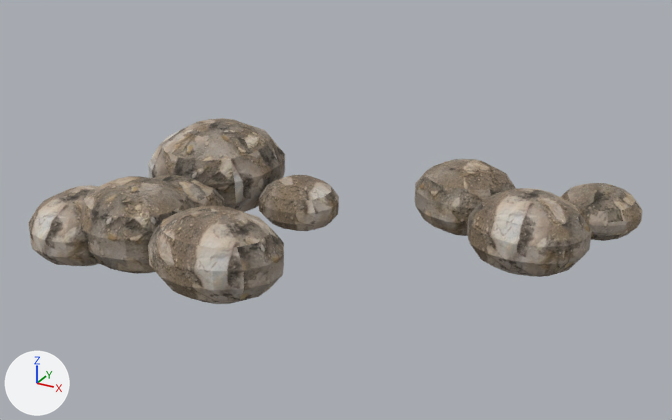
The glTF model assets/models/p_stones.glb, before and after one commit.
Rendered twice from a 50 mm camera at (2.23, -4.12, 2.32) aimed at (-0.09, 0.09, 0.21). Lighting does not change. The marker at lower left points along +X, +Y and +Z. The first picture is the older version. Where no turn or scale is listed for an object, it has been applied to the vertices. Vertices at exactly the same position are counted once.

Names of what the first picture shows: 'stones'.
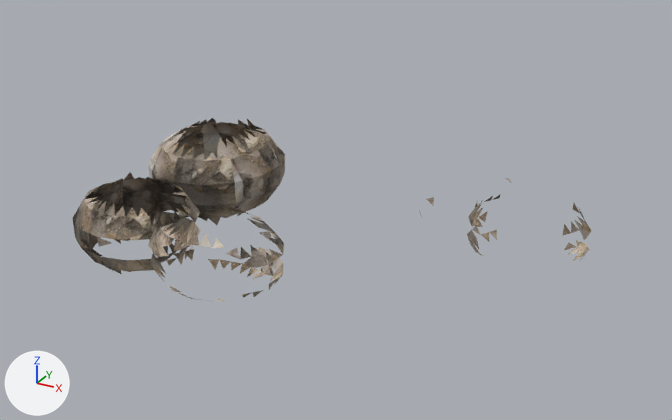
Where the newer file only moved an object's origin or applied its transform, the numbers keep the older frame.

What the commit changed:
me_sphere is used by ob_stones; location (-1.541, 1.223, -0.057).
me_sphere had 3317 vertices, 6598 faces and spanned x 0.0..2.95, y -2.21..0.0, z 0.0..0.58.
me_sphere now has 754 vertices, 900 faces and spans x 0.13..2.8, y -2.19..-0.36, z 0.01..0.57.
me_sphere part 1: the loose piece of 385 vertices spanning x 2.48..2.95, y -0.52..0.0, z 0.04..0.34 is deleted.
me_sphere part 2: the loose piece of 370 vertices spanning x 0.28..0.84, y -1.72..-1.17, z 0.05..0.39 is deleted.
me_sphere part 3: the loose piece of 366 vertices spanning x 0.0..0.57, y -2.21..-1.57, z 0.01..0.42 is deleted.
me_sphere part 4: the loose piece of 366 vertices spanning x 0.89..1.37, y -1.23..-0.79, z 0.05..0.35 is deleted.
me_sphere part 5: 601 vertices removed from x 0.33..1.55, y -2.19..-0.68, z 0.0..0.58; 173 vertices added at x 0.33..1.52, y -2.19..-0.67, z 0.01..0.57.
me_sphere part 6: 679 vertices removed from x 1.69..2.8, y -1.11..-0.24, z 0.01..0.47; 31 vertices added at x 1.76..2.76, y -1.05..-0.41, z 0.09..0.39.

Where the change shows, as pixel boxes [x1, y1, x2, y2] in the pictures (672 x 420 px):
'stones', reshaped (15% narrower): before [29, 118, 642, 304]; after [73, 118, 591, 302]
part 1 of me_sphere, deleted (brown): before [561, 183, 642, 241]
part 2 of me_sphere, deleted (brown): before [153, 174, 225, 207]
part 3 of me_sphere, deleted: before [29, 185, 99, 266]
part 4 of me_sphere, deleted (brown): before [259, 175, 339, 231]
part 5 of me_sphere, cut back: before [84, 118, 284, 304]; after [80, 118, 282, 302]
part 6 of me_sphere, cut back: before [415, 159, 592, 277]; after [419, 177, 586, 262]
